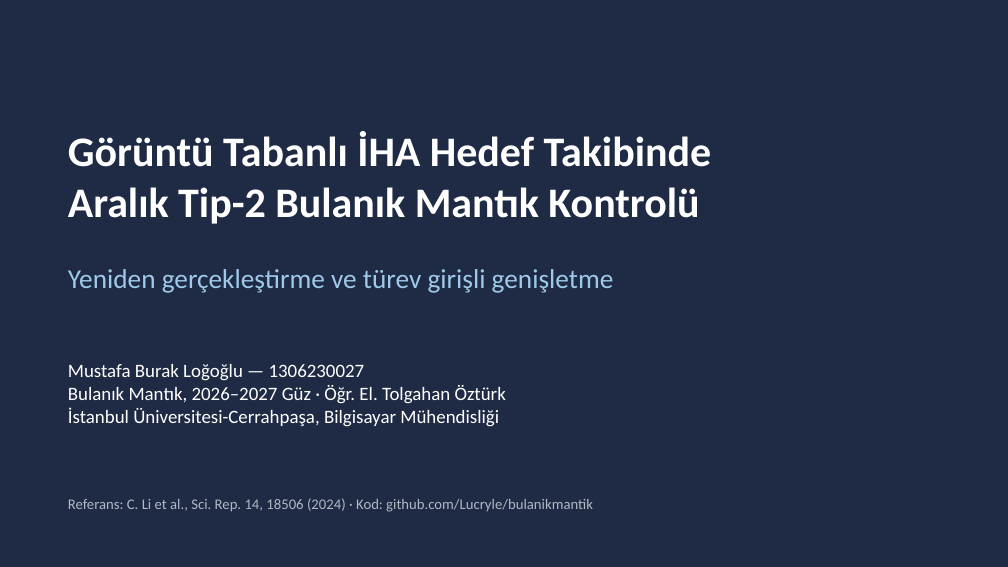
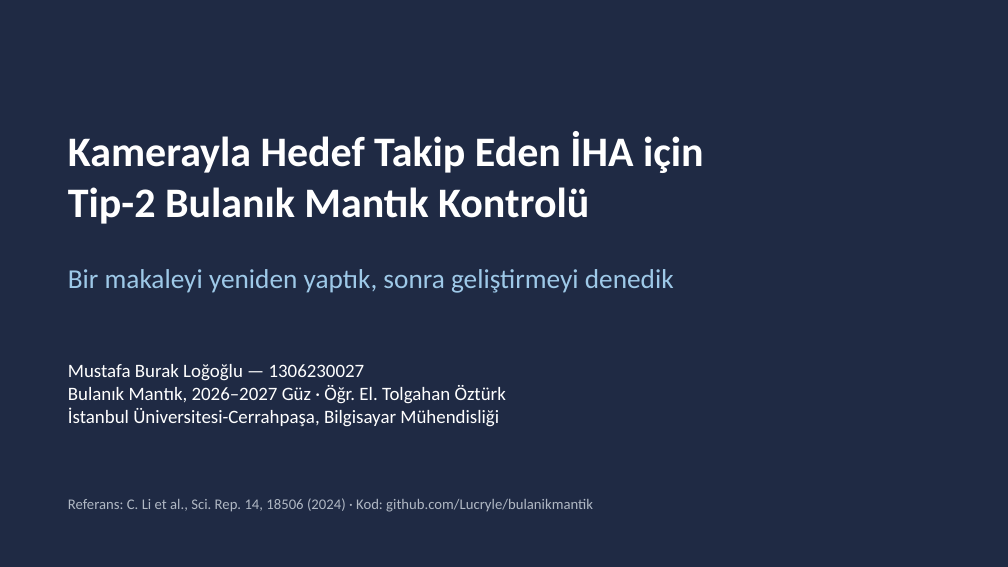
Before and after one commit to Lucryle/bulanikmantik, a slide deck: slide 1 of presentation/sunum.pptx. Drawn at 1008x567 pixels with LibreOffice and Linux fonts; fonts in the diff are those of the drawing. Boxes give left, top, right and bottom in pixels: in the first picture for what was removed or moved away, otherwise in the second. Text is boxed around its words. In the diff, an @@ line names an element or a change of style, - is before the commit and + after.

```diff
--- a/presentation/sunum.pptx
+++ b/presentation/sunum.pptx
@@ text at bbox=[68, 132, 704, 224]: text changed @@
-Görüntü Tabanlı İHA Hedef Takibinde
-Aralık Tip-2 Bulanık Mantık Kontrolü
+Kamerayla Hedef Takip Eden İHA için
+Tip-2 Bulanık Mantık Kontrolü
@@ text at bbox=[68, 269, 674, 293]: text changed @@
-Yeniden gerçekleştirme ve türev girişli genişletme
+Bir makaleyi yeniden yaptık, sonra geliştirmeyi denedik
```
Also in this commit, not shown: 7 other slides changed, 17 slides added, 14 slides removed, 1 other file.
